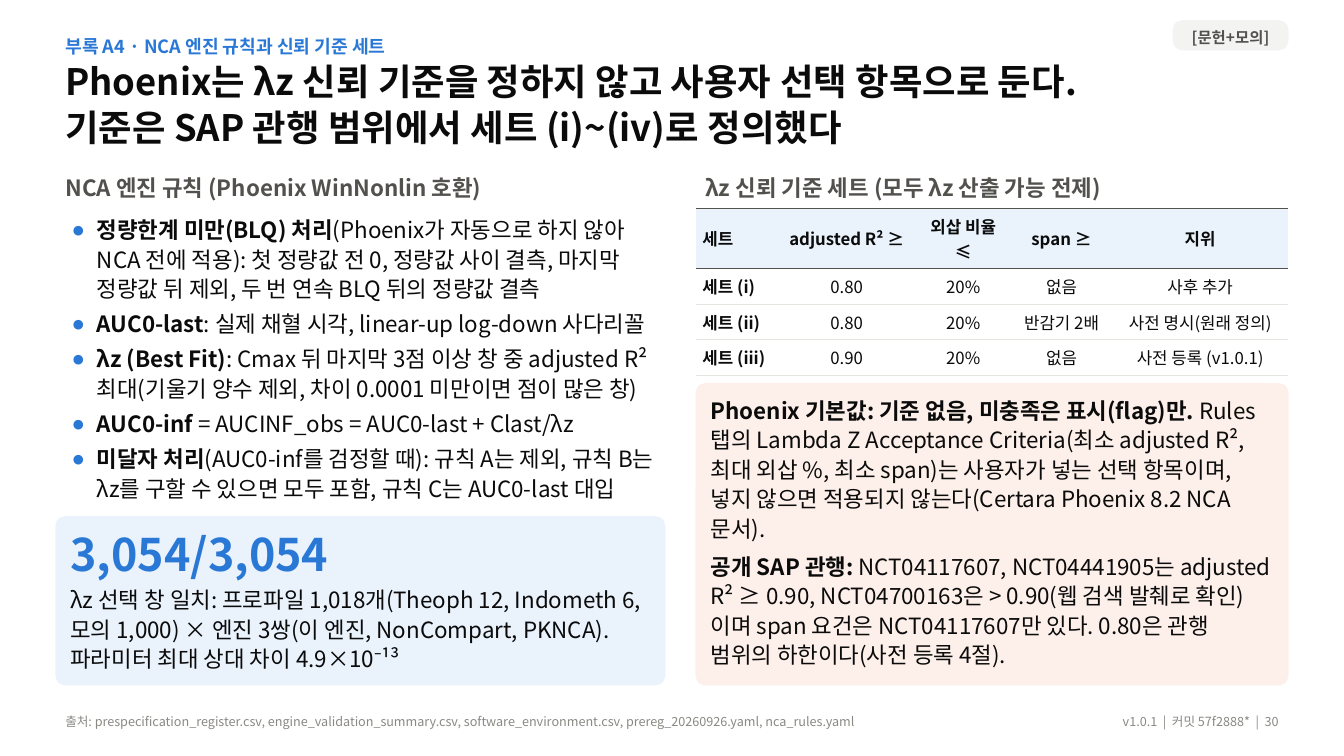
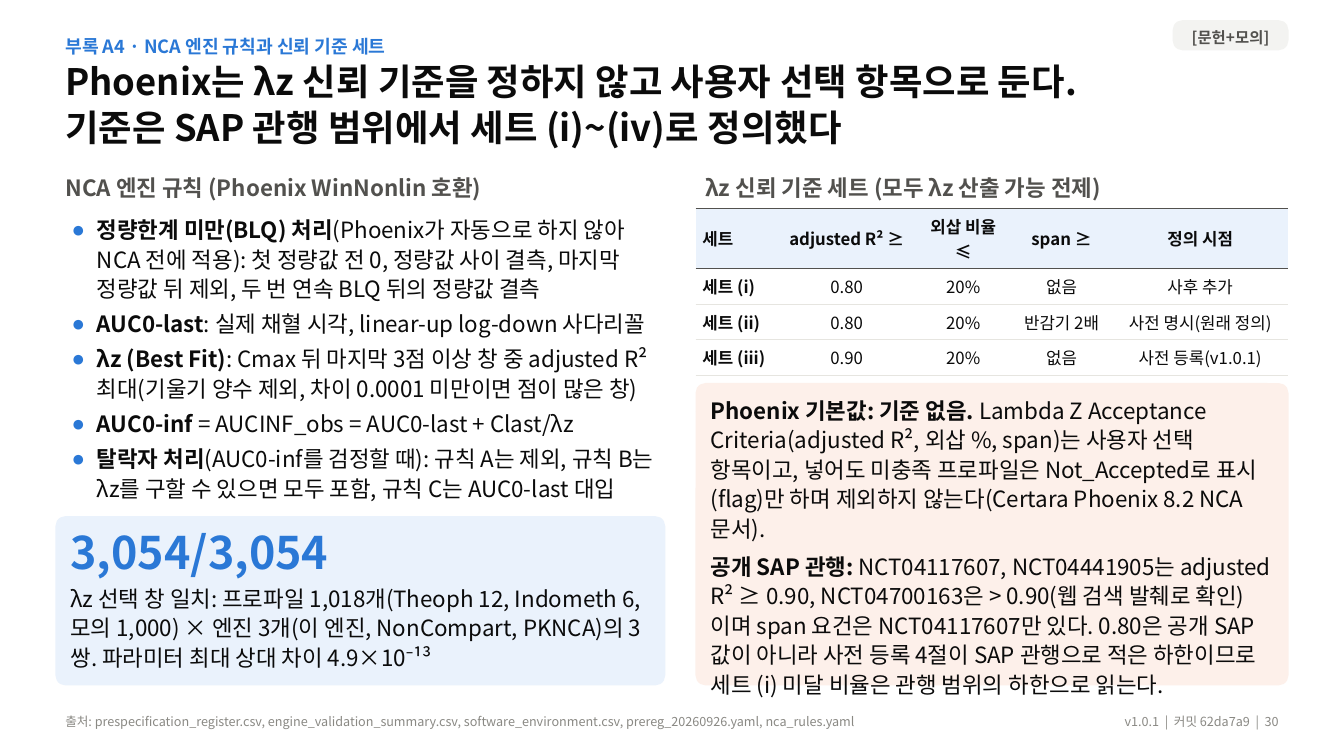
Before and after one commit to DHKQSP/dupilumab-sim, a slide deck: slide 30 of reports/deck/dupilumab_endpoint_results_v1.0.1.pptx. Drawn at 1344x756 pixels with LibreOffice and Linux fonts; fonts in the diff are those of the drawing. Boxes give left, top, right and bottom in pixels: in the first picture for what was removed or moved away, otherwise in the second. Text is boxed around its words. In the diff, an @@ line names an element or a change of style, - is before the commit and + after.

```diff
--- a/reports/deck/dupilumab_endpoint_results_v1.0.1.pptx
+++ b/reports/deck/dupilumab_endpoint_results_v1.0.1.pptx
@@ table at [696,209,1289,669] @@
-row 1, column 5: 지위
+row 1, column 5: 정의 시점
-row 4, column 5: 사전 등록 (v1.0.1)
+row 4, column 5: 사전 등록(v1.0.1)
-row 5, column 5: 사전 등록 (v1.0.1)
+row 5, column 5: 사전 등록(v1.0.1)
@@ text in rounded rectangle at [711,400,1270,698]: text changed @@
-Phoenix 기본값: 기준 없음, 미충족은 표시(flag)만. Rules 탭의 Lambda Z Acceptance Criteria(최소 adjusted R², 최대 외삽 %, 최소 span)는 사용자가 넣는 선택 항목이며, 넣지 않으면 적용되지 않는다(Certara Phoenix 8.2 NCA 문서).
-공개 SAP 관행: NCT04117607, NCT04441905는 adjusted R² ≥ 0.90, NCT04700163은 > 0.90(웹 검색 발췌로 확인)이며 span 요건은 NCT04117607만 있다. 0.80은 관행 범위의 하한이다(사전 등록 4절).
+Phoenix 기본값: 기준 없음. Lambda Z Acceptance Criteria(adjusted R², 외삽 %, span)는 사용자 선택 항목이고, 넣어도 미충족 프로파일은 Not_Accepted로 표시(flag)만 하며 제외하지 않는다(Certara Phoenix 8.2 NCA 문서).
+공개 SAP 관행: NCT04117607, NCT04441905는 adjusted R² ≥ 0.90, NCT04700163은 > 0.90(웹 검색 발췌로 확인)이며 span 요건은 NCT04117607만 있다. 0.80은 공개 SAP 값이 아니라 사전 등록 4절이 SAP 관행으로 적은 하한이므로 세트 (i) 미달 비율은 관행 범위의 하한으로 읽는다.
@@ text at [97,448,653,501]: text changed @@
-● 미달자 처리(AUC0‑inf를 검정할 때): 규칙 A는 제외, 규칙 B는 λz를 구할 수 있으면 모두 포함, 규칙 C는 AUC0‑last 대입
+● 탈락자 처리(AUC0‑inf를 검정할 때): 규칙 A는 제외, 규칙 B는 λz를 구할 수 있으면 모두 포함, 규칙 C는 AUC0‑last 대입
@@ rounded rectangle "3,054/3,054" at [55,516,665,686]: vertical alignment top to middle @@
@@ text in rounded rectangle at [70,533,328,579]: line spacing 1 to 0.9 @@
@@ text in rounded rectangle at [70,588,641,668]: text changed @@
-λz 선택 창 일치: 프로파일 1,018개(Theoph 12, Indometh 6, 모의 1,000) × 엔진 3쌍(이 엔진, NonCompart, PKNCA). 파라미터 최대 상대 차이 4.9×10⁻¹³
+λz 선택 창 일치: 프로파일 1,018개(Theoph 12, Indometh 6, 모의 1,000) × 엔진 3개(이 엔진, NonCompart, PKNCA)의 3쌍. 파라미터 최대 상대 차이 4.9×10⁻¹³
@@ text at [1125,715,1279,727]: text changed @@
-v1.0.1 | 커밋 57f2888* | 30
+v1.0.1 | 커밋 62da7a9 | 30
```
Also in this commit, not shown: 31 other slides changed, 6 other files.
